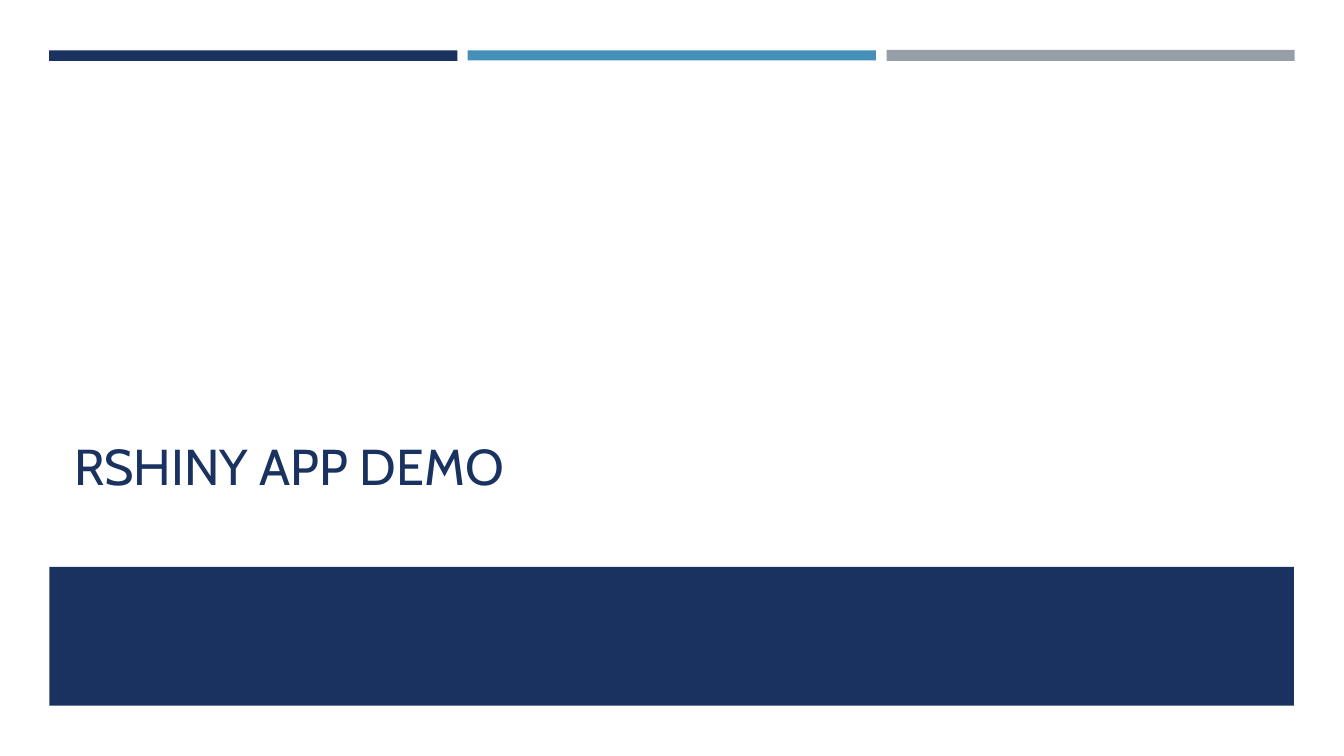
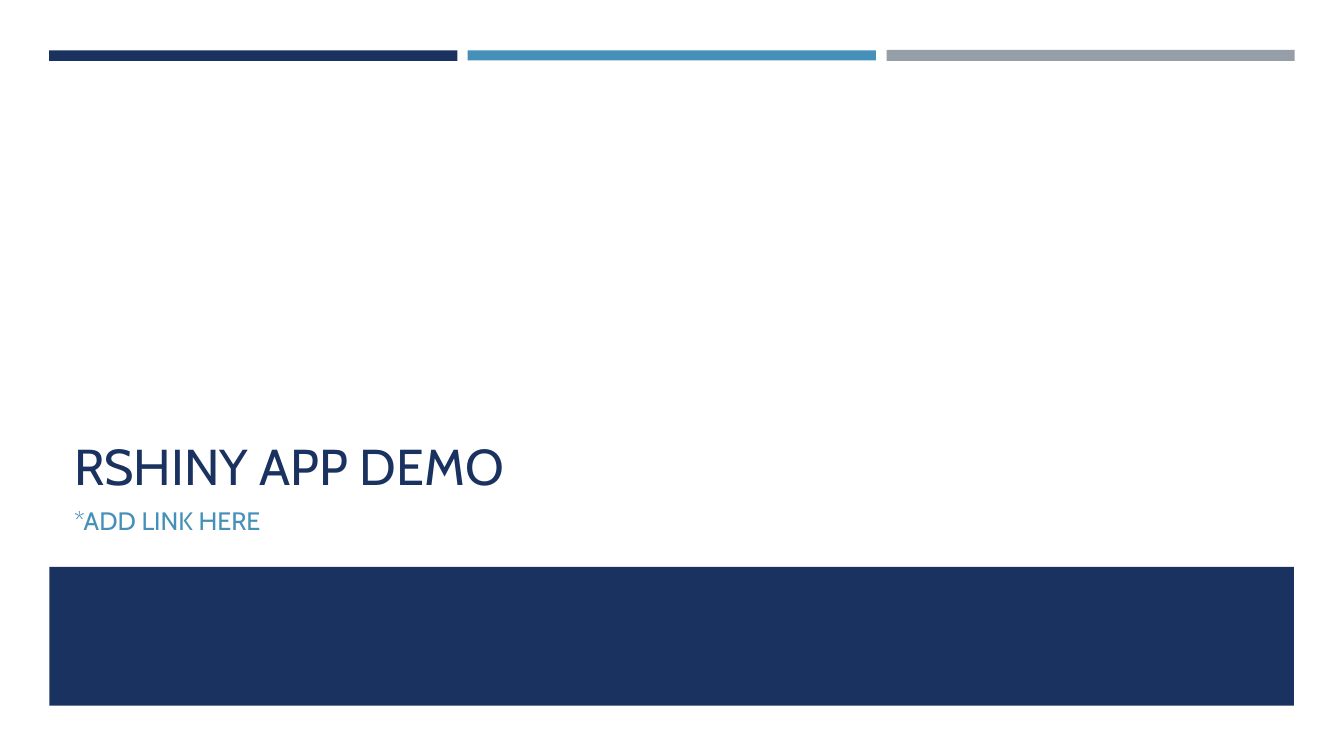
Before and after one commit to mattfarrow1/7330-term-project, a slide deck: slide 16 of docs/Analyzing_Jeopardy_Data.pptx. Drawn at 1344x756 pixels with LibreOffice and Linux fonts; fonts in the diff are those of the drawing. Boxes give left, top, right and bottom in pixels: in the first picture for what was removed or moved away, otherwise in the second. Text is boxed around its words. In the diff, an @@ line names an element or a change of style, - is before the commit and + after.

```diff
--- a/docs/Analyzing_Jeopardy_Data.pptx
+++ b/docs/Analyzing_Jeopardy_Data.pptx
@@ text added at bbox=[74, 511, 261, 530], 18 pt, text #4590B8 @@
+*ADD LINK HERE
```
Also in this commit, not shown: 6 other slides changed, 4 slides added, 3 slides removed.
